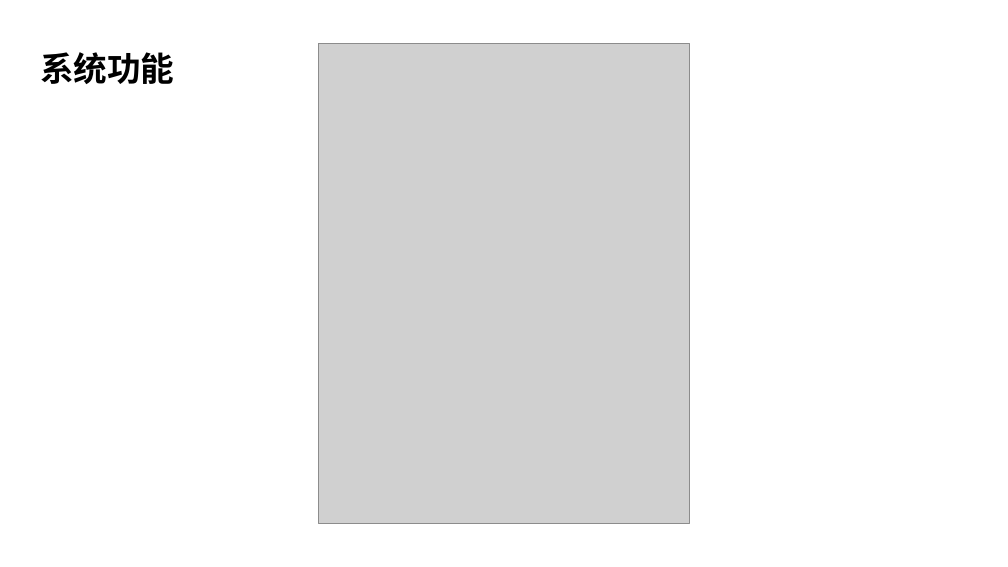
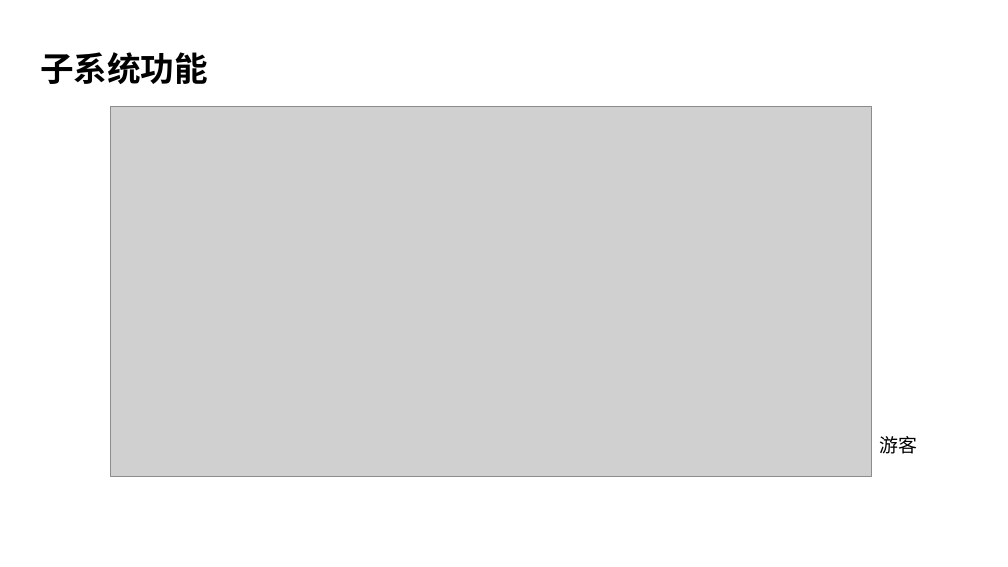
Before and after one commit to scxdhr020629/SE2022-G09, a slide deck: slide 8 of item/需求分析/SE2022_G09_需求分析.pptx (slide 7 before the commit). Drawn at 1008x567 pixels with LibreOffice and Linux fonts; fonts in the diff are those of the drawing; grey boxes stand for pictures; background and template pictures are left out. Boxes give left, top, right and bottom in pixels: in the first picture for what was removed or moved away, otherwise in the second. Text is boxed around its words. In the diff, an @@ line names an element or a change of style, - is before the commit and + after.

```diff
--- a/item/需求分析/SE2022_G09_需求分析.pptx
+++ b/item/需求分析/SE2022_G09_需求分析.pptx
@@ text at [40, 52, 208, 84]: text changed @@
-系统功能
+子系统功能
@@ picture removed at [318, 43, 690, 523] @@
@@ picture added at [110, 107, 872, 476] @@
@@ text added at [879, 436, 917, 454], 18 pt, text #000000 @@
+游客
```
Also in this commit, not shown: 9 other slides changed, 2 slides removed, 7 other files.
